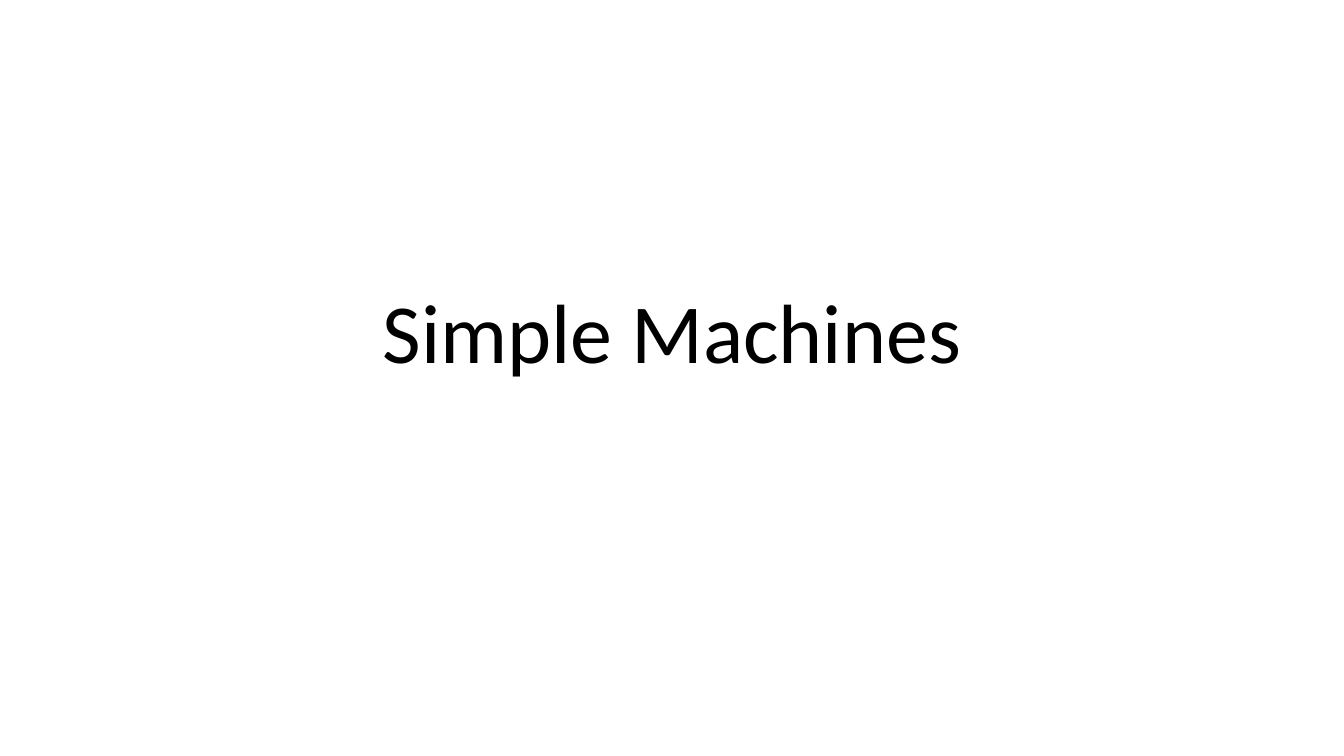
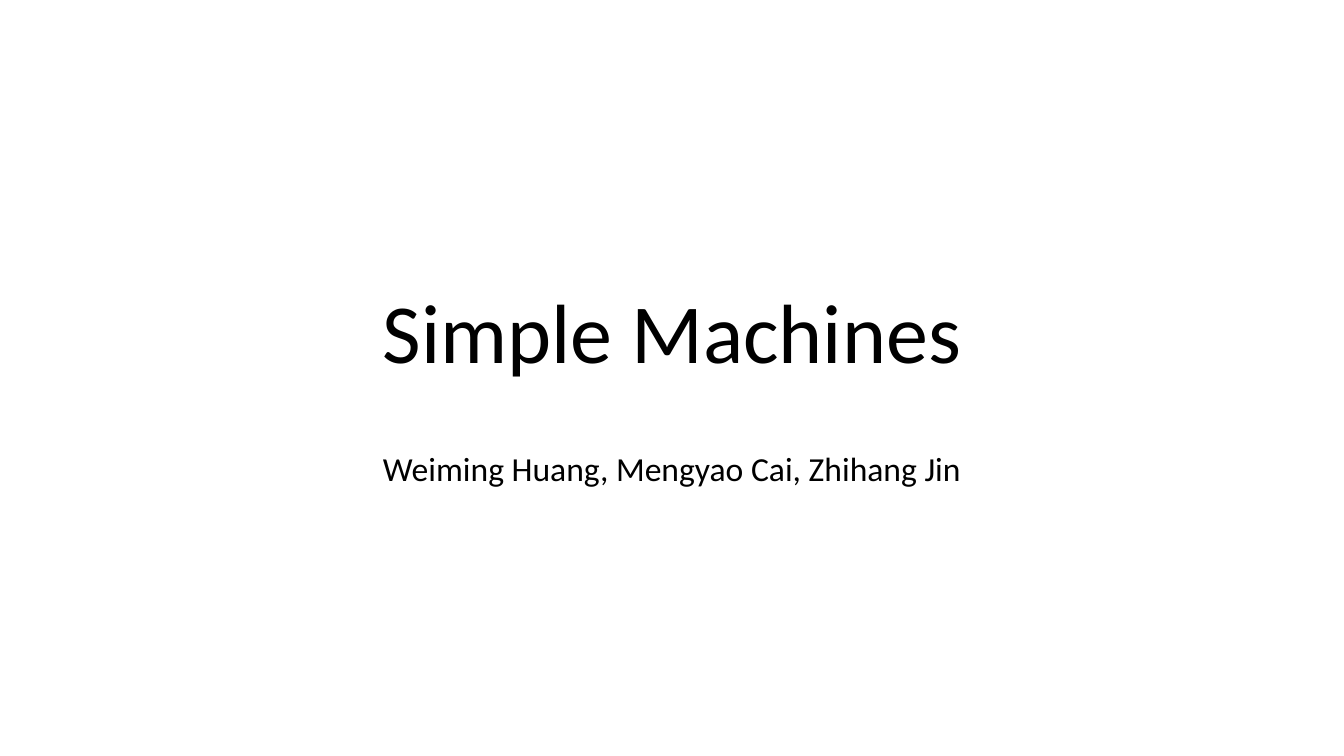
Before and after one commit to hwm1995518/efe, a slide deck: slide 1 of efe.pptx. Drawn at 1344x756 pixels with LibreOffice and Linux fonts; fonts in the diff are those of the drawing. Boxes give left, top, right and bottom in pixels: in the first picture for what was removed or moved away, otherwise in the second. Text is boxed around its words. In the diff, an @@ line names an element or a change of style, - is before the commit and + after.

```diff
--- a/efe.pptx
+++ b/efe.pptx
@@ subtitle added at (x1=383, y1=457, x2=961, y2=487), 24 pt, text #000000 @@
+Weiming Huang, Mengyao Cai, Zhihang Jin
```
Also in this commit, not shown: 1 other slide changed, 6 slides added, 1 slide removed, 7 other files.
